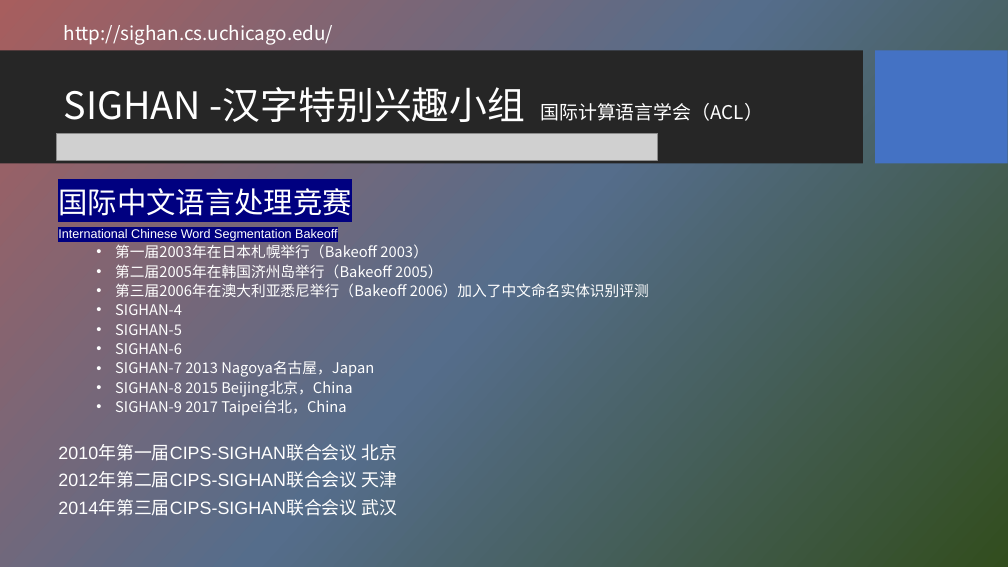
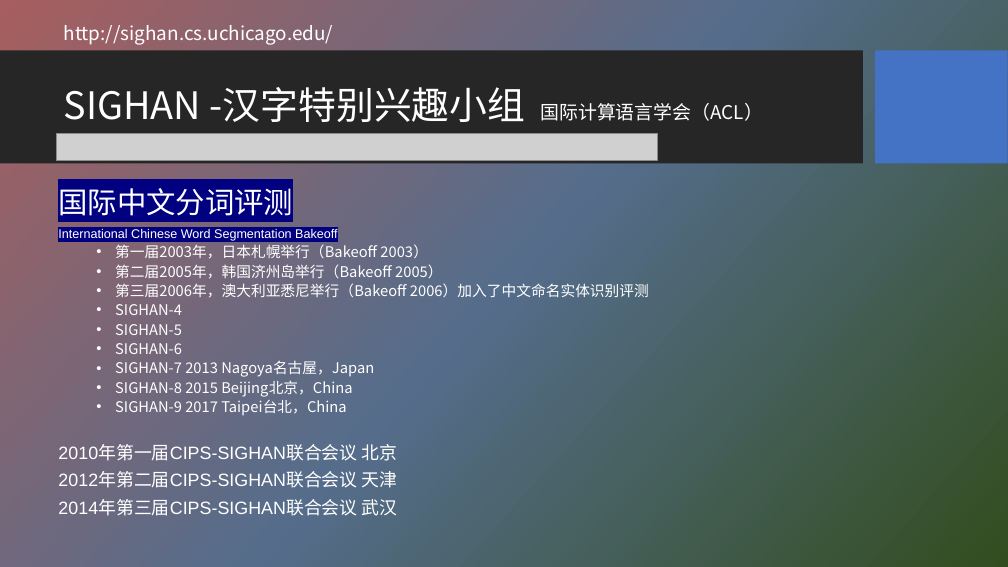
Before and after one commit to HBU/NLP_PPT, a slide deck: slide 29 of PPT-2020/ch07 词法分析.pptx. Drawn at 1008x567 pixels with LibreOffice and Linux fonts; fonts in the diff are those of the drawing; grey boxes stand for pictures; background and template pictures are left out. Boxes give left, top, right and bottom in pixels: in the first picture for what was removed or moved away, otherwise in the second. Text is boxed around its words. In the diff, an @@ line names an element or a change of style, - is before the commit and + after.

```diff
--- a/PPT-2020/ch07 词法分析.pptx
+++ b/PPT-2020/ch07 词法分析.pptx
@@ text at (58, 188, 293, 216): text changed @@
-国际中文语言处理竞赛
+国际中文分词评测
@@ text at (115, 244, 649, 298): text changed @@
-  • 第一届2003年在日本札幌举行（Bakeoff 2003）
-  • 第二届2005年在韩国济州岛举行（Bakeoff 2005）
-  • 第三届2006年在澳大利亚悉尼举行（Bakeoff 2006）加入了中文命名实体识别评测
+  • 第一届2003年，日本札幌举行（Bakeoff 2003）
+  • 第二届2005年，韩国济州岛举行（Bakeoff 2005）
+  • 第三届2006年，澳大利亚悉尼举行（Bakeoff 2006）加入了中文命名实体识别评测
```
Also in this commit, not shown: 1 other file.
